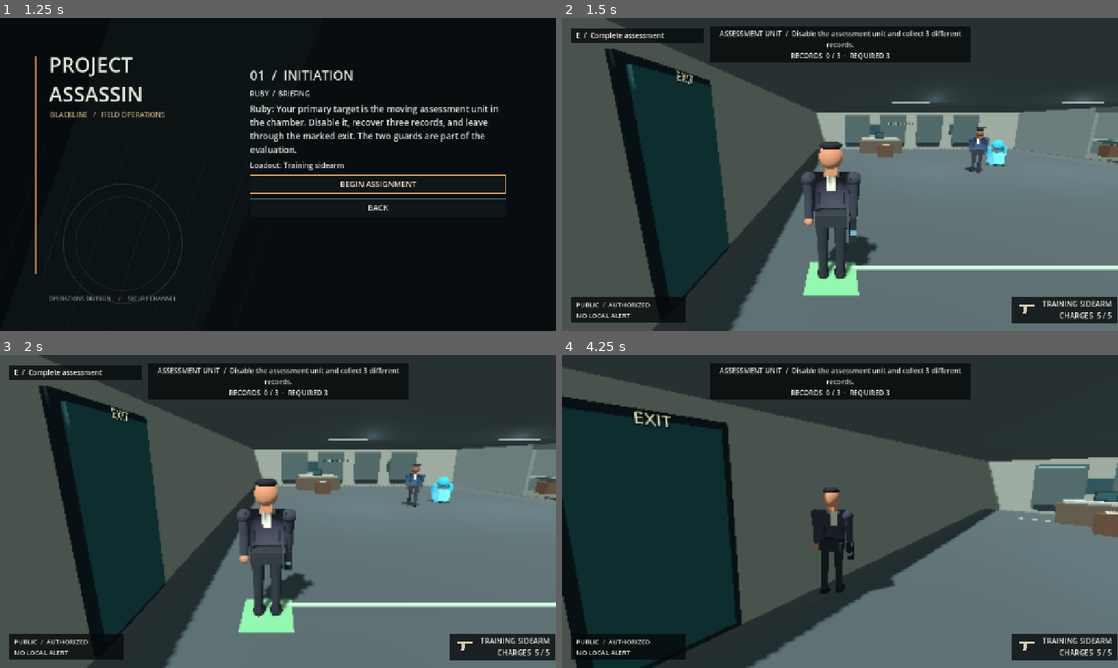
Above: before the commit, frames 1-4 (two rows, left to right).
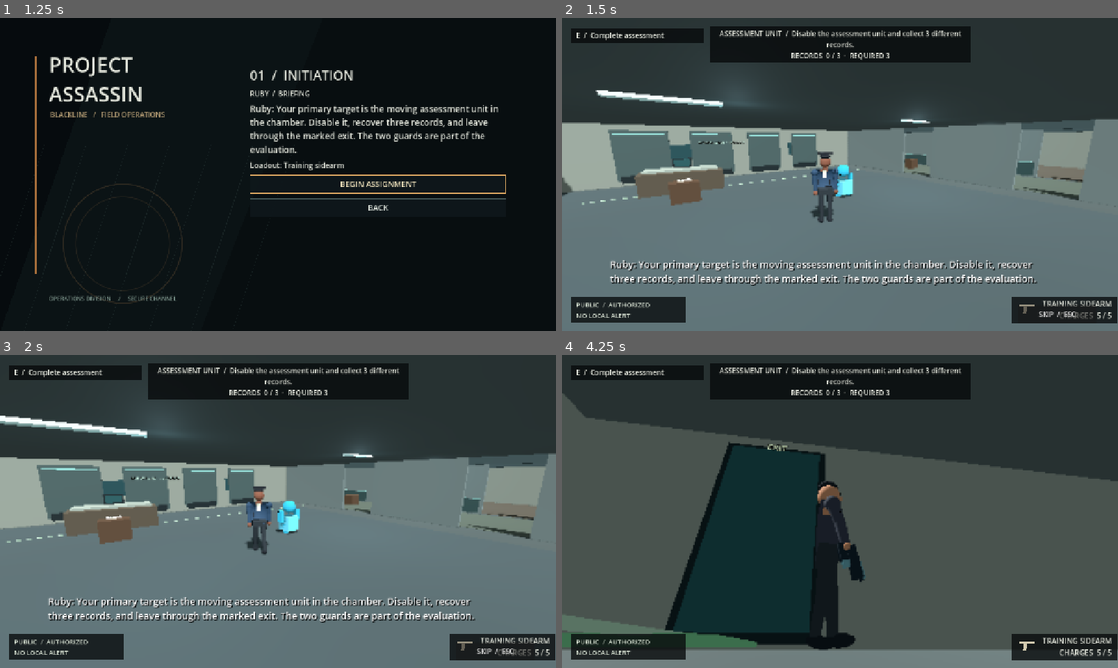
Above: after the commit, the same moments.

Repository: CoolgamerProXD/Stealty-Assasin-redesigned-computing-machine-Beta
Game: Godot game, scene res://scenes/main_menu.tscn
Same seed, same stepped clock (60 frames per second), same inputs: the game is played once before the commit and once after it.
Inputs (mouse positions are in pixels of both pictures, inside the frame that each line leads up to):
- Up to frame 1 (1.25 s): click "CAMPAIGN / NEXT ASSIGNMENT" at 0.5 s
- Up to frame 2 (1.5 s): click "BEGIN ASSIGNMENT" at 1.25 s
- Up to frame 3 (2 s): no input
- Up to frame 4 (4.25 s): click (1056, 652) at 2 s, where only the run after the commit has a clickable "SKIP / ESC"; move the mouse to (867, 511) at 2.77 s; hold C (crouch) 2.78-3.53 s; hold W (move_forward) from 2.78 s (still down); click (867, 511) at 2.92 s; move the mouse to (812, 511) at 3.52 s; right-click (812, 511) at 3.6 s; click (812, 511) at 3.67 s; tap C (crouch) at 3.8 s

Frame 1 is identical in both runs. In frame 2, 45% of the frame differs, in the area x 0-100%, y 0-100%; in frame 3, 45%; in frame 4, 58%, in the area x 0-100%, y 3-100%.

Commit message:
Add distinct skippable mission introductions and improve station ascent [windows]
Co-authored-by: arena-agent <297053741+arena-agent@users.noreply.github.com>

Diff:
--- a/scripts/missions/hong_kong_operation.gd
+++ b/scripts/missions/hong_kong_operation.gd
@@ -12,6 +12,11 @@
 var exit_marker: Node3D
 var hud: Label
 var briefing: Label
+var skip_button: Button
+var intro_start: Vector3
+var intro_end: Vector3
+var intro_look_start: Vector3
+var intro_look_end: Vector3
 var reticle: Control
 var intro_camera: Camera3D
 var intro_time: float = 0.0
@@ -136,6 +141,12 @@
  briefing.add_theme_constant_override("shadow_offset_x", 2)
  briefing.add_theme_constant_override("shadow_offset_y", 2)
  canvas.add_child(briefing)
+ skip_button = Button.new()
+ skip_button.text = "SKIP  /  ESC"
+ skip_button.position = Vector2(1050,660)
+ skip_button.size = Vector2(180,42)
+ skip_button.pressed.connect(_end_intro)
+ canvas.add_child(skip_button)
  reticle = preload("res://scripts/ui/aim_reticle.gd").new()
  reticle.set_anchors_and_offsets_preset(Control.PRESET_FULL_RECT)
  reticle.mouse_filter = Control.MOUSE_FILTER_IGNORE
@@ -152,15 +163,40 @@
  intro_camera = Camera3D.new()
  add_child(intro_camera)
  var at := target.global_position
- intro_camera.global_position = at + Vector3(-5,4,7)
- intro_camera.look_at(at + Vector3.UP, Vector3.UP)
+ intro_look_start = at + Vector3.UP
+ intro_look_end = intro_look_start
+ match operation_id:
+  "tung_chung":
+   intro_start = at + Vector3(-6,3.3,5)
+   intro_end = at + Vector3(-2,2.0,3)
+  "the_streets":
+   intro_start = at + Vector3(1.5,2.6,3.2)
+   intro_end = at + Vector3(-1.4,1.8,2.0)
+  "the_district":
+   intro_start = at + Vector3(-1.5,2.8,-3.1)
+   intro_end = at + Vector3(1.3,2.0,2.2)
+  "the_harbour":
+   intro_start = at + Vector3(1.6,2.6,-3)
+   intro_end = at + Vector3(-1.4,1.8,2)
+  "ngong_ping":
+   intro_start = Vector3(0,10,9)
+   intro_end = at + Vector3(3,3,5)
+   intro_look_start = Vector3(0,12,-29)
+  _:
+   intro_start = at + Vector3(-5,4,7)
+   intro_end = at + Vector3(4,2.5,4)
+ intro_camera.global_position = intro_start
+ intro_camera.look_at(intro_look_start, Vector3.UP)
  intro_camera.make_current()
+ Input.mouse_mode = Input.MOUSE_MODE_VISIBLE
  briefing.text = str(Campaign.progress.mission(operation_id).get("briefing", "")) + "\n\nESC  /  SKIP BRIEFING"
 
 func _end_intro() -> void:
  if not intro_active: return
  intro_active = false
  briefing.visible = false
+ skip_button.visible = false
+ Input.mouse_mode = Input.MOUSE_MODE_CAPTURED
  player.set_physics_process(true)
  player.set_process_unhandled_input(true)
  player.camera.make_current()
@@ -185,9 +221,8 @@
  if intro_active:
   intro_time += delta
   var t := minf(intro_time / 6.0, 1.0)
-  var at := target.global_position
-  intro_camera.global_position = at + Vector3(-5,4,7).lerp(Vector3(4,2.5,4), t)
-  intro_camera.look_at(at + Vector3.UP, Vector3.UP)
+  intro_camera.global_position = intro_start.lerp(intro_end, t)
+  intro_camera.look_at(intro_look_start.lerp(intro_look_end, t), Vector3.UP)
   if intro_time >= 6.0: _end_intro()
  var entry := Campaign.progress.mission(operation_id)
  var key_id := str(entry.get("key_id", ""))
--- /dev/null
+++ b/scripts/ui/mission_intro.gd
@@ -0,0 +1,72 @@
+extends CanvasLayer
+## Short, skippable in-world establishing shots for the original missions.
+var world: Node3D
+var camera: Camera3D
+var caption: Label
+var elapsed: float = 0.0
+var start: Vector3
+var finish: Vector3
+var focus: Vector3
+var done: bool = false
+
+func _ready() -> void:
+ layer = 8
+ var player: HotelPlayer = world.get("player")
+ player.set_physics_process(false)
+ player.set_process_unhandled_input(false)
+ Input.mouse_mode = Input.MOUSE_MODE_VISIBLE
+ camera = Camera3D.new()
+ world.add_child(camera)
+ var mission_id: String = world.call("mission_id")
+ if mission_id == "initiation":
+  start = Vector3(-10,2.35,4.5)
+  finish = Vector3(-7,1.9,1)
+  focus = Vector3(-5,0.9,-2)
+ else:
+  var target: HotelNpc = world.get("primary_npc")
+  focus = target.global_position + Vector3.UP
+  start = focus + Vector3(2.5,1.1,2.4)
+  finish = focus + Vector3(-1.8,0.9,2.2)
+ camera.global_position = start
+ camera.look_at(focus, Vector3.UP)
+ camera.make_current()
+ caption = Label.new()
+ caption.position = Vector2(110,550)
+ caption.size = Vector2(1040,120)
+ caption.autowrap_mode = TextServer.AUTOWRAP_WORD_SMART
+ caption.add_theme_font_size_override("font_size", 22)
+ caption.add_theme_color_override("font_shadow_color", Color.BLACK)
+ caption.add_theme_constant_override("shadow_offset_x", 2)
+ caption.add_theme_constant_override("shadow_offset_y", 2)
+ caption.text = str(Campaign.progress.mission(mission_id).get("briefing", ""))
+ add_child(caption)
+ var skip := Button.new()
+ skip.text = "SKIP  /  ESC"
+ skip.position = Vector2(1050,660)
+ skip.size = Vector2(180,42)
+ skip.pressed.connect(end_intro)
+ add_child(skip)
+
+func _process(delta: float) -> void:
+ if done: return
+ elapsed += delta
+ camera.global_position = start.lerp(finish, minf(elapsed / 6.0, 1.0))
+ camera.look_at(focus, Vector3.UP)
+ if elapsed >= 6.0: end_intro()
+
+func _input(event: InputEvent) -> void:
+ if not done and event.is_action_pressed("release_mouse"):
+  end_intro()
+  get_viewport().set_input_as_handled()
+
+func end_intro() -> void:
+ if done: return
+ done = true
+ var player: HotelPlayer = world.get("player")
+ player.set_physics_process(true)
+ player.set_process_unhandled_input(true)
+ player.camera.make_current()
+ Input.mouse_mode = Input.MOUSE_MODE_CAPTURED
+ camera.queue_free()
+ world.call("_finish_entry_intro")
+ queue_free()
--- a/scripts/world/hotel.gd
+++ b/scripts/world/hotel.gd
@@ -1,6 +1,8 @@
 extends Node3D
 ## Original greybox: The Meridian Hotel, after a missing archive incident.
 var save_path: String = "user://meridian_save.json"
+var intro_active: bool = false
+var entry_intro: Node
 var player: HotelPlayer
 var mission: Mission = Mission.new()
 var interactables: Array[Interactable] = []
@@ -73,12 +75,20 @@
  _setup_instinct()
  if Campaign.active_mission == mission_id():
   player.mouse_sensitivity = float(Campaign.settings["sensitivity"])
-  var pause := preload("res://scripts/ui/pause_menu.gd").new()
-  pause.world = self
-  add_child(pause)
   if Campaign.load_checkpoint:
    load_game()
    Campaign.load_checkpoint = false
+  intro_active = true
+  entry_intro = preload("res://scripts/ui/mission_intro.gd").new()
+  entry_intro.set("world", self)
+  add_child(entry_intro)
+
+func _finish_entry_intro() -> void:
+ if not intro_active: return
+ intro_active = false
+ var pause := preload("res://scripts/ui/pause_menu.gd").new()
+ pause.world = self
+ add_child(pause)
 
 func _box(pos: Vector3, size: Vector3, color: Color, solid: bool = true) -> void:
  var holder: Node3D = StaticBody3D.new() if solid else Node3D.new()
@@ -391,6 +401,7 @@
   primary_npc = HotelNpc.new()
   primary_npc.profile = profile
   primary_npc.player = player
+  primary_npc.trespass_notice.connect(_on_trespass_notice)
   primary_npc.position = _vector(data_target["start"])
   add_child(primary_npc)
   npcs.append(primary_npc)
@@ -953,6 +964,7 @@
  return player.get_world_3d().direct_space_state.intersect_shape(_checkpoint_query(point), 32).is_empty()
 
 func _unhandled_input(event: InputEvent) -> void:
+ if intro_active: return
  if event.is_action_pressed("save_game"): save_game()
  elif event.is_action_pressed("load_game"): load_game()
 
--- a/scripts/world/initiation.gd
+++ b/scripts/world/initiation.gd
@@ -90,6 +90,7 @@
  var guard := HotelNpc.new()
  guard.profile = profile
  guard.player = player
+ guard.trespass_notice.connect(_on_trespass_notice)
  guard.position = spawn
  add_child(guard)
  npcs.append(guard)
--- a/scripts/world/tung_chung_preview.gd
+++ b/scripts/world/tung_chung_preview.gd
@@ -144,7 +144,7 @@
  _sign("TEA HOUSE", Vector3(4,3,-11.28), 30)
  _sign("MARKET", Vector3(11,3,-11.28), 30)
  # Fictional concourse stairway and upper landing; no railway access.
- _box(Vector3(17,3.2,-6), Vector3(8,0.35,4), Color(0.39,0.47,0.47), true)
+ _box(Vector3(17,3.125,-6), Vector3(8,0.35,4), Color(0.39,0.47,0.47), true)
  _station_stair_collision()
  _box(Vector3(17,3.9,-3.95), Vector3(8,1.1,0.12), Color(0.31,0.47,0.49))
  for i: int in range(11):
@@ -187,12 +187,12 @@
 func _station_stair_collision() -> void:
  var ramp := StaticBody3D.new()
  ramp.name = "StationStairCollision"
- ramp.position = Vector3(14.5,1.665,-1.35)
- ramp.rotation.x = atan(3.45 / 5.7)
+ ramp.position = Vector3(14.5,1.64,-0.25)
+ ramp.rotation.x = atan(3.45 / 7.5)
  add_child(ramp)
  var collider := CollisionShape3D.new()
  var box := BoxShape3D.new()
- box.size = Vector3(2.4,0.14,sqrt(3.45*3.45 + 5.7*5.7))
+ box.size = Vector3(2.4,0.14,sqrt(3.45*3.45 + 7.5*7.5))
  collider.shape = box
  ramp.add_child(collider)
 
--- a/tests/hong_kong_campaign_test.gd
+++ b/tests/hong_kong_campaign_test.gd
@@ -78,13 +78,13 @@
   world.call("_end_intro")
   check(not world.get("intro_active") and player.is_physics_processing(), id + " skip initializes gameplay")
   if id == "tung_chung":
-   player.global_position = Vector3(14.5,0.05,2.0)
+   player.global_position = Vector3(14.5,0.05,4.0)
    player.rotation.y = 0.0
    player.velocity = Vector3.ZERO
    await physics_frame
    Engine.time_scale = 3.0
    Input.action_press("move_forward")
-   await create_timer(3.6).timeout
+   await create_timer(4.6).timeout
    Input.action_release("move_forward")
    Engine.time_scale = 1.0
    print("HK STAIR DIAG: ", player.global_position)
--- a/tests/run_tests.gd
+++ b/tests/run_tests.gd
@@ -878,6 +878,9 @@
  var deployed: Node = current_scene
  check(deployed != null and deployed.scene_file_path == "res://scenes/initiation.tscn", "campaign changes to Initiation scene")
  if deployed != null and deployed.scene_file_path == "res://scenes/initiation.tscn":
+  check(deployed.get("intro_active") and not (deployed.get("player") as HotelPlayer).is_physics_processing(), "Initiation starts with a skippable entry cinematic")
+  deployed.get("entry_intro").call("end_intro")
+  check(not deployed.get("intro_active") and (deployed.get("player") as HotelPlayer).is_physics_processing(), "skipping entry cinematic restores the player")
   var pause_menu: Node = null
   for child: Node in deployed.get_children():
    if child.get_script() and child.get_script().resource_path == "res://scripts/ui/pause_menu.gd": pause_menu = child
